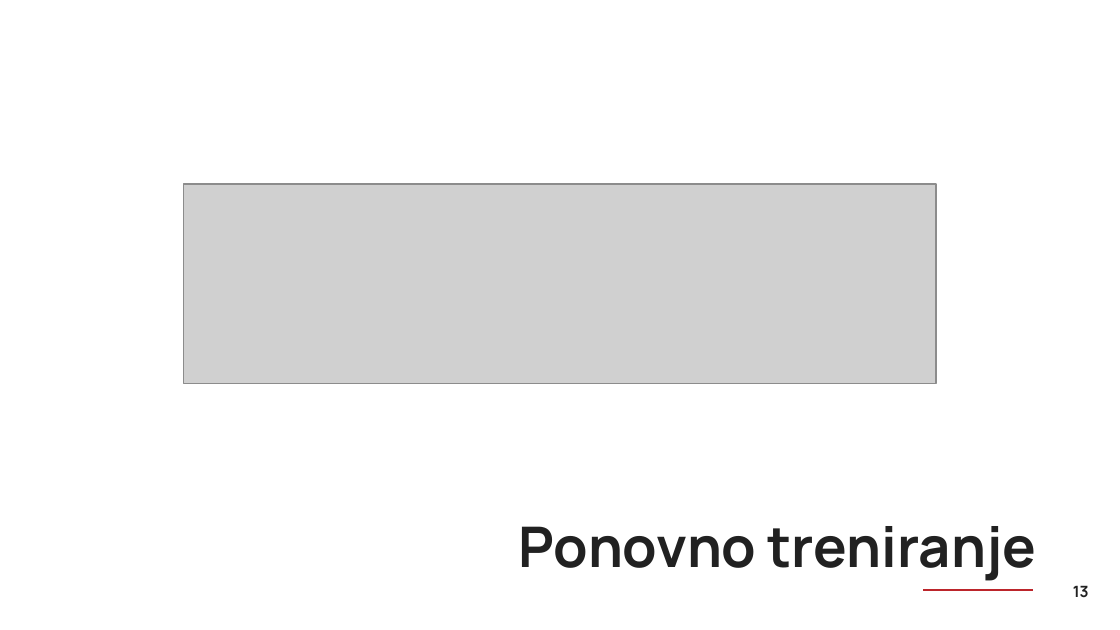
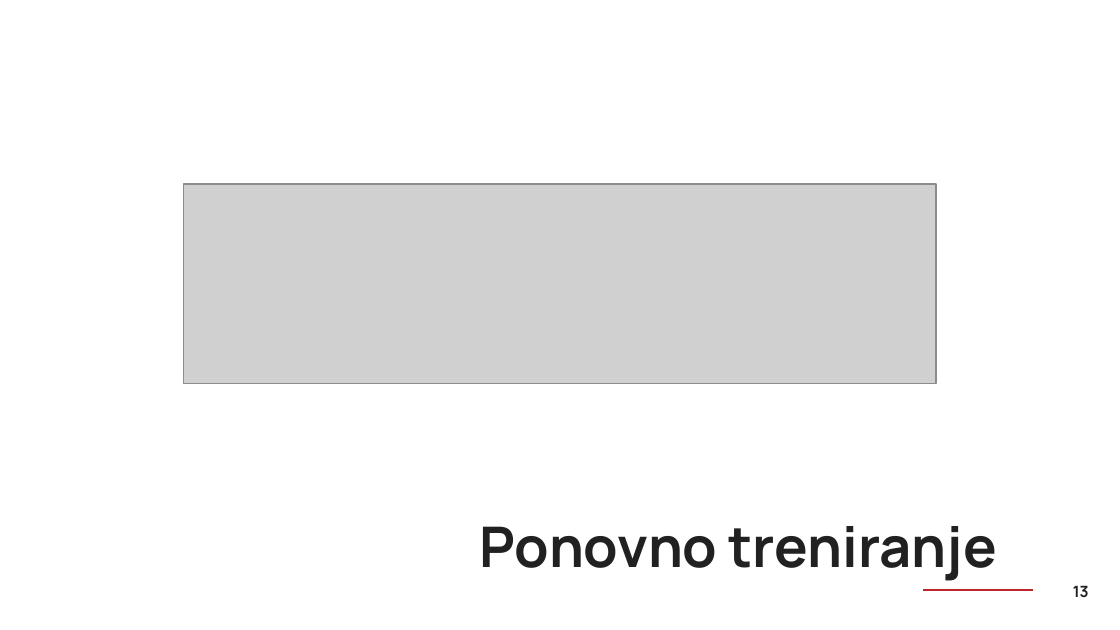
Before and after one commit to mnejra03/AI-Agent-, a slide deck: slide 13 of HealthPredict - AI Agent - IB220043.pptx. Drawn at 1120x630 pixels with LibreOffice and Linux fonts; fonts in the diff are those of the drawing; grey boxes stand for pictures; background and template pictures are left out. Boxes give left, top, right and bottom in pixels: in the first picture for what was removed or moved away, otherwise in the second. Text is boxed around its words. In the diff, an @@ line names an element or a change of style, - is before the commit and + after.

```diff
--- a/HealthPredict - AI Agent - IB220043.pptx
+++ b/HealthPredict - AI Agent - IB220043.pptx
@@ title "Ponovno treniranje": place and size @@
-title "Ponovno treniranje" at (518,526,1036,581)
+title "Ponovno treniranje" at (479,526,996,581)
```
Also in this commit, not shown: 3 other slides changed.
